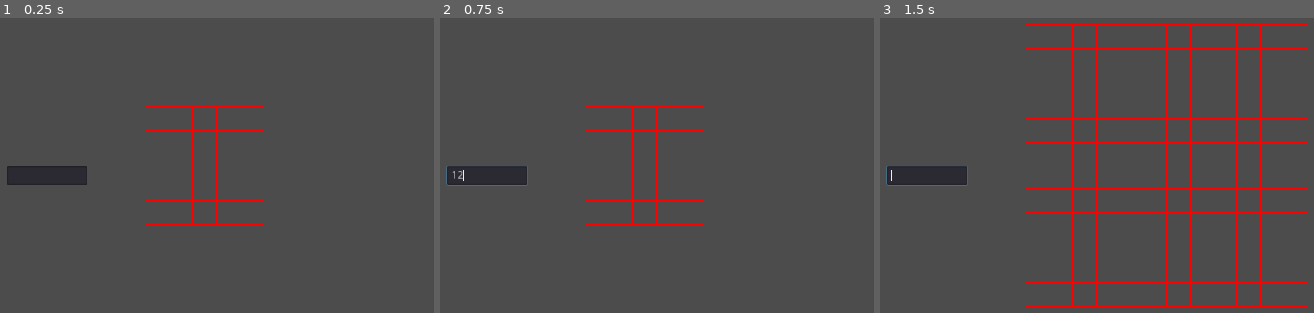
Above: before the commit, frames 1-3 (left to right).
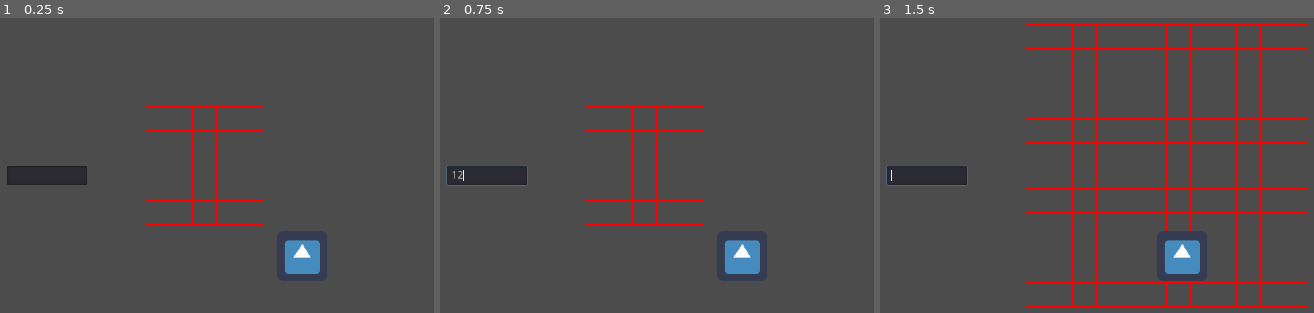
Above: after the commit, the same moments.

Repository: Megatt4/A_PathFinding-Algorithm
Game: Godot game, scene res://Scenes/Main Scene.tscn
The game is run twice, just before and just after one commit, with the same random seed, the same clock (stepped at 60 frames per second) and the same inputs. The engine's default icon, where the game draws it, is replaced by a stand-in: a white triangle on a blue panel in a dark square.
Inputs (mouse positions are in pixels of both pictures, inside the frame that each line leads up to):
- Up to frame 1 (0.25 s): no input
- Up to frame 2 (0.75 s): click (487, 174) at 0.52 s; type "12" at 0.6 s
- Up to frame 3 (1.5 s): tap Enter at 1.25 s

The runs differ from the first frame. In frame 1, 0.9% of the frame differs, in the area x 65-74%, y 75-87%; in frame 2, 0.9%; in frame 3, 1.0%, in the area x 63-76%, y 72-90%.

Commit message:
Extra branch test

Diff:
--- a/Path Finding Algorythim/Scenes/Main Scene.tscn
+++ b/Path Finding Algorythim/Scenes/Main Scene.tscn
@@ -1,7 +1,8 @@
-[gd_scene load_steps=3 format=2]
+[gd_scene load_steps=4 format=2]
 
 [ext_resource path="res://Scenes/Grid Generator.tscn" type="PackedScene" id=1]
 [ext_resource path="res://Scenes/Grid Size - UI.tscn" type="PackedScene" id=2]
+[ext_resource path="res://icon.png" type="Texture" id=3]
 
 [node name="Main Scene" type="Node"]
 
@@ -13,3 +14,7 @@
 margin_top = 300.0
 margin_right = -61.818
 margin_bottom = 233.0
+
+[node name="icon" type="Sprite" parent="."]
+position = Vector2( 414.722, 415.833 )
+texture = ExtResource( 3 )
